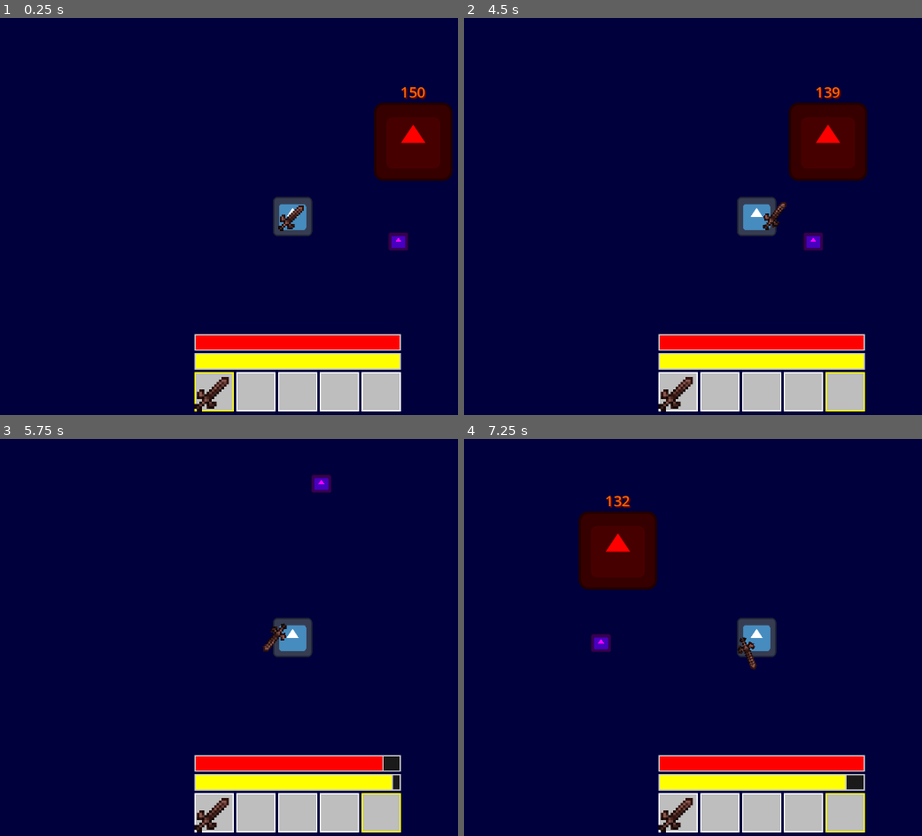
Above: before the commit, frames 1-4 (two rows, left to right).
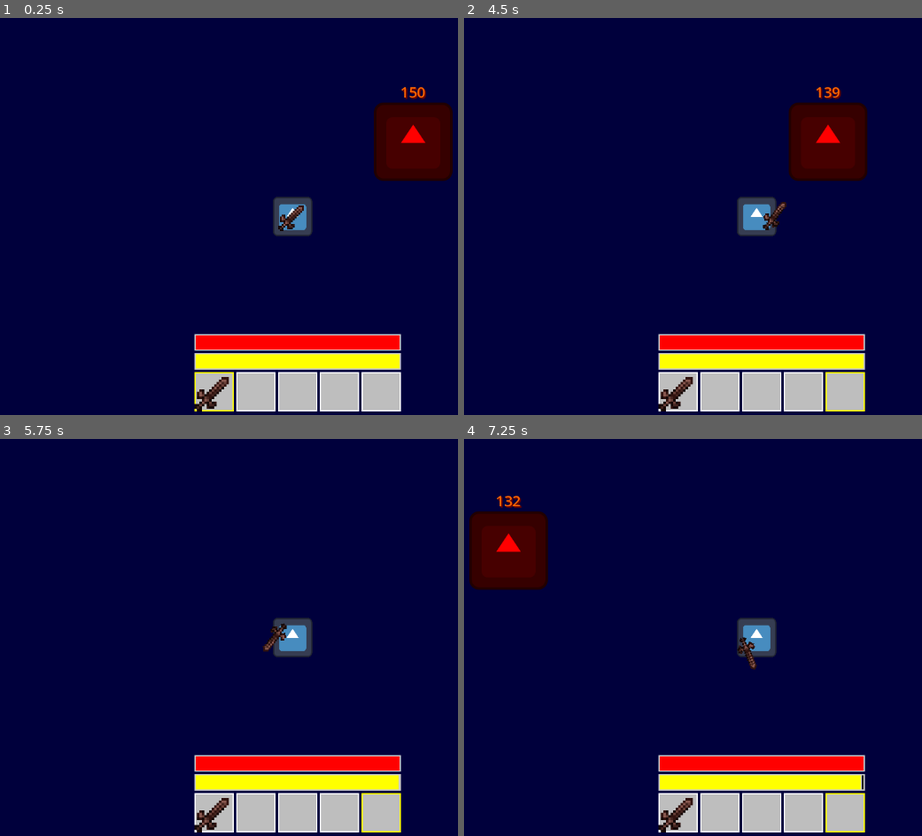
Above: after the commit, the same moments.

Repository: Bruhdows/fuel-the-flame
Game: Godot game, scene res://scenes/game.tscn
The game is run twice, just before and just after one commit, with the same random seed, the same clock (stepped at 60 frames per second) and the same inputs. The engine's default icon, where the game draws it, is replaced by a stand-in: a white triangle on a blue panel in a dark square.
Inputs (mouse positions are in pixels of both pictures, inside the frame that each line leads up to):
- Up to frame 1 (0.25 s): no input
- Up to frame 2 (4.5 s): click (679, 391) at 0.52 s; click (720, 391) at 1.27 s; click (761, 391) at 2.02 s; click (802, 391) at 2.77 s; click (844, 391) at 3.52 s; tap Enter at 4.25 s; move the mouse to (912, 196) at 4.27 s; hold D (right) from 4.28 s (still down); click (912, 196) at 4.35 s
- Up to frame 3 (5.75 s): move the mouse to (151, 657) at 5.02 s; release D (right) at 5.03 s; hold S (down) from 5.03 s (still down); tap Q (drop_item) at 5.1 s; click (151, 657) at 5.3 s
- Up to frame 4 (7.25 s): move the mouse to (825, 550) at 5.77 s; release S (down) at 5.78 s; hold D (right) 5.78-6.53 s; click (825, 550) at 5.85 s; move the mouse to (720, 716) at 6.52 s; hold W (up) from 6.53 s (still down); right-click (720, 716) at 6.6 s; click (720, 716) at 6.8 s

The runs differ from the first frame. In frame 1, 0.2% of the frame differs, in the area x 84-90%, y 54-59%; in frame 2, 0.2%; in frame 3, 0.4%; in frame 4, 7.3%, in the area x 1-87%, y 14-89%.

Commit message:
Trees 🐶

Diff:
--- a/scenes/enemy.gd
+++ b/scenes/enemy.gd
@@ -8,16 +8,11 @@
 @export var attack_range: float = 50.0
 
 # References
-var player: CharacterBody2D = null
+@onready var player: CharacterBody2D = %Player
 var attack_timer: float = 0.0
 
 @onready var sprite: Sprite2D = $Sprite2D
 @onready var detection_area: Area2D = $DetectionArea
-
-func _ready():
-	# Connect detection signals
-	detection_area.body_entered.connect(_on_player_entered)
-	detection_area.body_exited.connect(_on_player_exited)
 
 func _physics_process(delta):
 	attack_timer -= delta
@@ -52,11 +47,3 @@
 
 	if health <= 0:
 		queue_free()
-
-func _on_player_entered(body):
-	if body.name == "Player":
-		player = body
-
-func _on_player_exited(body):
-	if body == player:
-		player = null
--- /dev/null
+++ b/scenes/enemy.tscn
@@ -0,0 +1,30 @@
+[gd_scene load_steps=5 format=3 uid="uid://bgdracsuhgysh"]
+
+[ext_resource type="Script" uid="uid://b76ab6ypktc3q" path="res://scenes/enemy.gd" id="1_md0e3"]
+[ext_resource type="Texture2D" uid="uid://bxewcgaicsghl" path="res://icon.svg" id="2_4ra3w"]
+
+[sub_resource type="RectangleShape2D" id="RectangleShape2D_gee14"]
+size = Vector2(34, 30)
+
+[sub_resource type="RectangleShape2D" id="RectangleShape2D_0tnpc"]
+size = Vector2(52, 51)
+
+[node name="Enemy" type="CharacterBody2D"]
+collision_layer = 5
+collision_mask = 8
+script = ExtResource("1_md0e3")
+
+[node name="Hitbox" type="CollisionShape2D" parent="."]
+shape = SubResource("RectangleShape2D_gee14")
+
+[node name="Sprite2D" type="Sprite2D" parent="."]
+modulate = Color(1, 0, 1, 1)
+position = Vector2(0, 1.5258789e-05)
+scale = Vector2(0.2578125, 0.234375)
+texture = ExtResource("2_4ra3w")
+
+[node name="DetectionArea" type="Area2D" parent="."]
+
+[node name="CollisionShape2D" type="CollisionShape2D" parent="DetectionArea"]
+position = Vector2(-1, 0.5)
+shape = SubResource("RectangleShape2D_0tnpc")
--- a/scenes/game.tscn
+++ b/scenes/game.tscn
@@ -1,36 +1,52 @@
-[gd_scene load_steps=23 format=3 uid="uid://c4salwugflrip"]
+[gd_scene load_steps=20 format=3 uid="uid://c4salwugflrip"]
 
 [ext_resource type="Script" uid="uid://bp4i28ybbk5i4" path="res://scripts/game.gd" id="1_p57ef"]
 [ext_resource type="Script" uid="uid://cru4dc0eb836x" path="res://scripts/player.gd" id="1_yqjtg"]
+[ext_resource type="Texture2D" uid="uid://d1jrpl1u325vi" path="res://assets/Hana Caraka - Topdown Tileset [sample]/Props/Tree.png" id="2_gee14"]
 [ext_resource type="Texture2D" uid="uid://bxewcgaicsghl" path="res://icon.svg" id="2_lnu2h"]
-[ext_resource type="Texture2D" uid="uid://dxo6iwa6y15t6" path="res://assets/Hana Caraka - Topdown Tileset [sample]/Tileset/Seasonal/winter.png" id="2_u5sy4"]
 [ext_resource type="Texture2D" uid="uid://8njdheqll1jq" path="res://assets/Hana Caraka - Topdown Tileset [sample]/Tileset/dirt.png" id="3_0tnpc"]
 [ext_resource type="Texture2D" uid="uid://bciaavqpplyh1" path="res://assets/Hana Caraka - Topdown Tileset [sample]/Tileset/Seasonal/ice.png" id="3_gee14"]
 [ext_resource type="Script" uid="uid://duippwikiy61w" path="res://scripts/fire.gd" id="3_lnu2h"]
 [ext_resource type="Script" uid="uid://dafpntkmhl2h1" path="res://scripts/control.gd" id="5_iywne"]
-[ext_resource type="Script" uid="uid://b76ab6ypktc3q" path="res://scenes/enemy.gd" id="8_gee14"]
-
-[sub_resource type="TileSetAtlasSource" id="TileSetAtlasSource_gee14"]
-texture = ExtResource("2_u5sy4")
+
+[sub_resource type="TileSetAtlasSource" id="TileSetAtlasSource_0tnpc"]
+texture = ExtResource("2_gee14")
+texture_region_size = Vector2i(32, 48)
 0:0/0 = 0
+0:0/0/physics_layer_0/polygon_0/points = PackedVector2Array(0.93301773, -24, 16, 19.593304, -16, 20.526318)
 1:0/0 = 0
+1:0/0/physics_layer_0/polygon_0/points = PackedVector2Array(0.93301773, -24, 16, 19.593304, -16, 20.526318)
 2:0/0 = 0
+2:0/0/physics_layer_0/polygon_0/points = PackedVector2Array(0.93301773, -24, 16, 19.593304, -16, 20.526318)
 3:0/0 = 0
+3:0/0/physics_layer_0/polygon_0/points = PackedVector2Array(0.93301773, -24, 16, 19.593304, -16, 20.526318)
 4:0/0 = 0
+5:0/0 = 0
+6:0/0 = 0
+7:0/0 = 0
 0:1/0 = 0
 1:1/0 = 0
 2:1/0 = 0
 3:1/0 = 0
 4:1/0 = 0
+5:1/0 = 0
+6:1/0 = 0
+7:1/0 = 0
 0:2/0 = 0
 1:2/0 = 0
 2:2/0 = 0
 3:2/0 = 0
 4:2/0 = 0
+5:2/0 = 0
+6:2/0 = 0
+7:2/0 = 0
+0:3/0 = 0
+1:3/0 = 0
 
 [sub_resource type="TileSet" id="TileSet_vtaks"]
+tile_size = Vector2i(32, 48)
 physics_layer_0/collision_layer = 1
-sources/2 = SubResource("TileSetAtlasSource_gee14")
+sources/3 = SubResource("TileSetAtlasSource_0tnpc")
 
 [sub_resource type="TileSetAtlasSource" id="TileSetAtlasSource_vtaks"]
 texture = ExtResource("3_0tnpc")
@@ -118,16 +134,15 @@
 border_width_bottom = 2
 corner_detail = 6
 
-[sub_resource type="RectangleShape2D" id="RectangleShape2D_gee14"]
-size = Vector2(34, 30)
-
-[sub_resource type="RectangleShape2D" id="RectangleShape2D_0tnpc"]
-size = Vector2(52, 51)
-
 [node name="Game" type="Node2D"]
 script = ExtResource("1_p57ef")
 
 [node name="TileMapLayer" type="TileMapLayer" parent="."]
+
+[node name="TreeTileMap" type="TileMap" parent="TileMapLayer"]
+scale = Vector2(1.9599999, 1.9599999)
+tile_set = SubResource("TileSet_vtaks")
+format = 2
 
 [node name="SnowTileMap" type="TileMap" parent="TileMapLayer"]
 scale = Vector2(1.9599999, 1.9599999)
@@ -146,6 +161,7 @@
 
 [node name="Player" type="CharacterBody2D" parent="."]
 unique_name_in_owner = true
+y_sort_enabled = true
 position = Vector2(-196, 122)
 script = ExtResource("1_yqjtg")
 
@@ -237,23 +253,4 @@
 value = 50.0
 show_percentage = false
 
-[node name="Enemy" type="CharacterBody2D" parent="."]
-position = Vector2(-24, 163)
-script = ExtResource("8_gee14")
-
-[node name="Hitbox" type="CollisionShape2D" parent="Enemy"]
-shape = SubResource("RectangleShape2D_gee14")
-
-[node name="Sprite2D" type="Sprite2D" parent="Enemy"]
-modulate = Color(1, 0, 1, 1)
-position = Vector2(0, 1.5258789e-05)
-scale = Vector2(0.2578125, 0.234375)
-texture = ExtResource("2_lnu2h")
-
-[node name="DetectionArea" type="Area2D" parent="Enemy"]
-
-[node name="CollisionShape2D" type="CollisionShape2D" parent="Enemy/DetectionArea"]
-position = Vector2(-1, 0.5)
-shape = SubResource("RectangleShape2D_0tnpc")
-
 [connection signal="timeout" from="Fire/Timer" to="Fire" method="_on_timer_timeout"]
--- a/scripts/game.gd
+++ b/scripts/game.gd
@@ -1,6 +1,8 @@
 extends Node2D
 
 @onready var player: CharacterBody2D = %Player
+
+const ENEMY = preload("uid://bgdracsuhgysh")
 
 func create_sword_item() -> ItemResource:
 	var sword_texture = preload("res://assets/wooden_sword.png")
@@ -8,4 +10,7 @@
 
 func _ready() -> void:
 	var sword = create_sword_item()
+	sword.damage = 10
 	player.add_item(sword)
+
+	ENEMY
--- a/scripts/player.gd
+++ b/scripts/player.gd
@@ -137,7 +137,7 @@
 func check_swing_damage():
 	# Create a temporary area to detect enemies in swing range
 	var space_state = get_world_2d().direct_space_state
-	var swing_range = 64.0
+	var swing_range = 48.0
 
 	# Get direction towards mouse
 	var mouse_pos = get_global_mouse_position()
